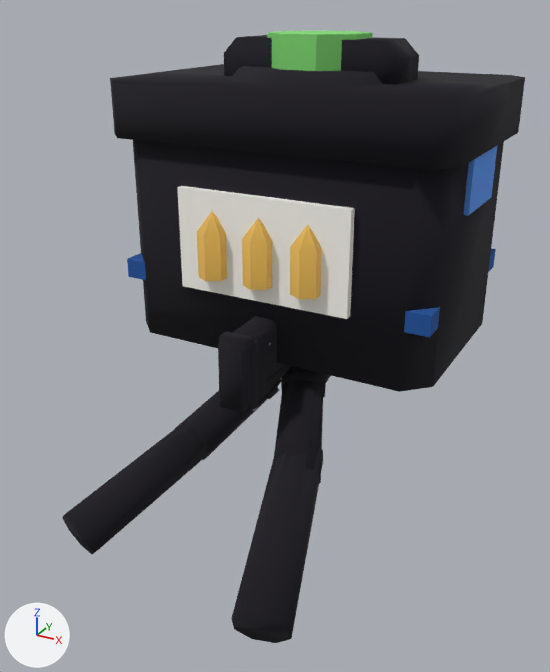
Two versions of the glTF model Source/assets/fps-weapons.glb, one commit apart.
Before and after are seen from a 50 mm camera at (0.68, -1.413, 0.634) aimed at (-0.067, -0.054, -0.045). Every picture has the same lights, and +X, +Y and +Z are marked at lower left. The older version comes first. Vertices at exactly the same position are counted once.

The first picture shows 'ARMS', 'PICKUP_Ammo', 'PICKUP_Health', 'WPN_BRICK', 'WPN_LONGTOM', 'WPN_TRIPLET'.
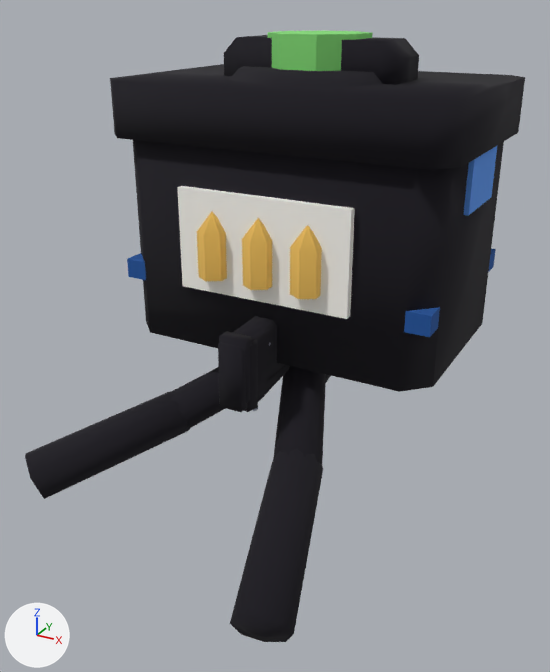
Changed parts and their boxes [x1, y1, x2, y2] in the pictures (550 x 672 px):
```json
{"object": "ARMS", "change": "reshaped", "before": [62, 366, 326, 643], "after": [25, 366, 326, 642], "on screen": "14% wider"}
{"part": 1, "of": "me_arms", "change": "rebuilt", "before": [273, 380, 323, 484], "after": [273, 366, 326, 464]}
{"part": 2, "of": "me_arms", "change": "rebuilt", "before": [231, 447, 323, 643], "after": [230, 449, 323, 642]}
{"part": 3, "of": "me_arms", "change": "added", "after": [167, 367, 226, 429]}
{"part": 4, "of": "me_arms", "change": "added", "after": [25, 391, 191, 499]}
{"part": 5, "of": "me_arms", "change": "deleted", "before": [62, 378, 282, 554]}
```

Edits to the scene script, one JSON object a line:
```json
{"block": "me_arms", "where": "# used by ob_arms; location = (0.0, 0.0, 0.0)"}
{"op": "remove", "block": "me_arms", "code": "me_arms.from_pydata(...)  # 1396 vertices, 2552 faces; spans x -0.305..0.251, y -0.614..0.077, z -0.382..0.019"}
{"op": "add", "block": "me_arms", "code": "me_arms.from_pydata(...)  # 1470 vertices, 2892 faces; spans x -0.444..0.254, y -0.614..0.062, z -0.352..0.022"}
{"block": "me_arms", "change": "me_arms part 1: the loose piece of 16 vertices spanning x 0.011..0.172, y -0.349..-0.123, z -0.234..-0.055 is rebuilt with 101 vertices and now spans x -0.013..0.162, y -0.335..-0.045, z -0.222..-0.014"}
{"block": "me_arms", "change": "me_arms part 2: the loose piece of 16 vertices spanning x 0.065..0.251, y -0.614..-0.252, z -0.348..-0.131 is rebuilt with 26 vertices and now spans x 0.07..0.254, y -0.614..-0.26, z -0.352..-0.138"}
{"block": "me_arms", "change": "me_arms part 3: a new loose piece of 101 vertices spanning x -0.243..0.007, y -0.274..-0.02, z -0.223..-0.039, in mat_pal_weapons"}
{"block": "me_arms", "change": "me_arms part 4: a new loose piece of 26 vertices spanning x -0.444..-0.159, y -0.515..-0.192, z -0.319..-0.136, in mat_pal_weapons"}
{"block": "me_arms", "change": "me_arms part 5: 21 loose pieces with 360 vertices, spanning x -0.305..0.244, y -0.608..0.072, z -0.382..-0.006, are deleted"}
{"block": "me_arms", "change": "other edits to the shape of me_arms do not show in these pictures"}
```
